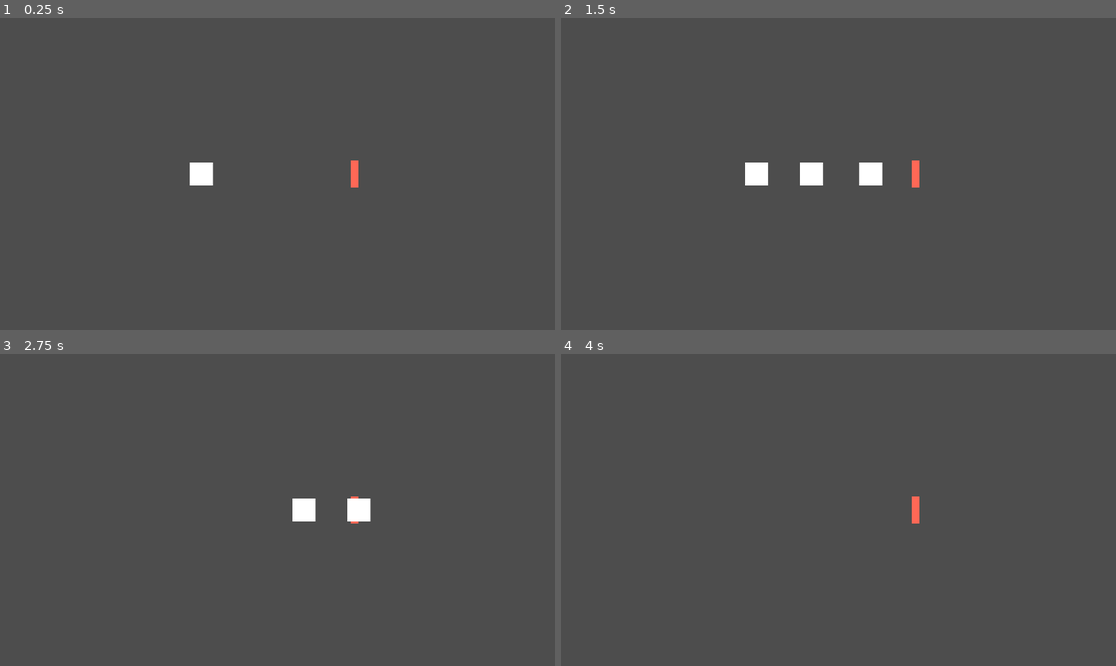
Above: before the commit, frames 1-4 (two rows, left to right).
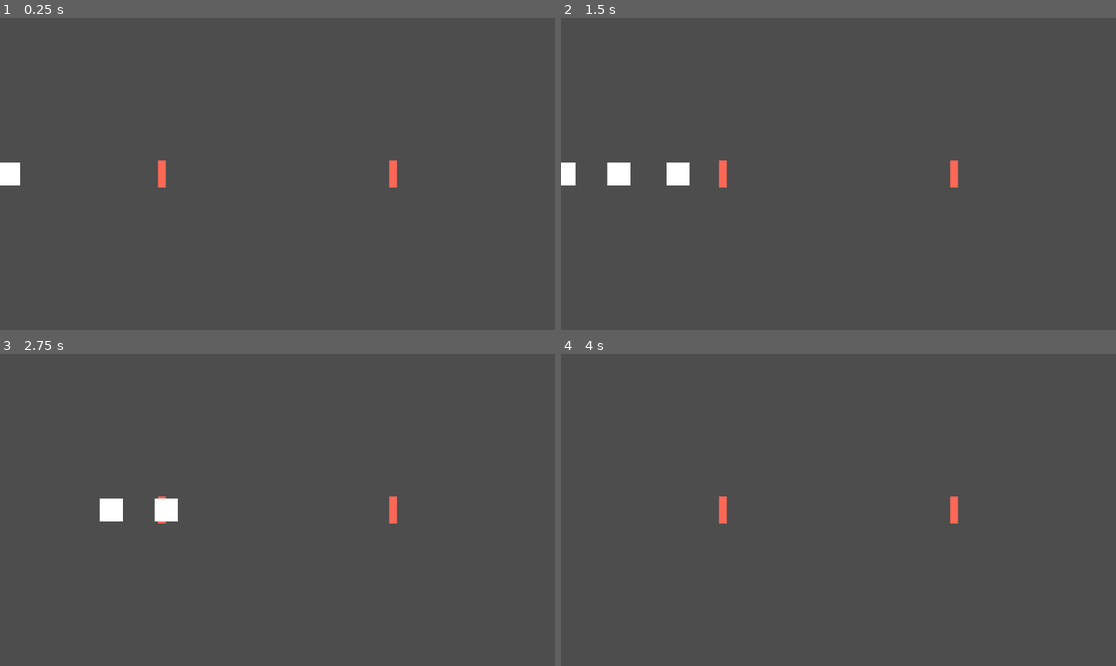
Above: after the commit, the same moments.

Repository: Javachup/godot-prototypes
Game: Godot game, scene res://Scenes/game.tscn
The game is run twice, just before and just after one commit, with the same random seed, the same clock (stepped at 60 frames per second) and the same inputs. Sound files missing from this copy of the repository are replaced by a short silence.
Inputs:
- Up to frame 1 (0.25 s): no input
- Up to frame 2 (1.5 s): no input
- Up to frame 3 (2.75 s): no input
- Up to frame 4 (4 s): no input

The runs differ from the first frame. In frame 1, 1.0% of the frame differs, in the area x 0-72%, y 45-55%; in frame 2, 2.1%; in frame 3, 1.4%; in frame 4, 0.4%.

Commit message:
Adds another track and starts to add input for the tracks

Diff:
--- a/RhythmPrototype/Scenes/game_manager.tscn
+++ b/RhythmPrototype/Scenes/game_manager.tscn
@@ -7,7 +7,13 @@
 
 [sub_resource type="Curve2D" id="Curve2D_02b7x"]
 _data = {
-"points": PackedVector2Array(0, 0, 0, 0, -200, 0, 0, 0, 0, 0, 200, 0)
+"points": PackedVector2Array(0, 0, 0, 0, -600, 0, 0, 0, 0, 0, -200, 0)
+}
+point_count = 2
+
+[sub_resource type="Curve2D" id="Curve2D_llqvs"]
+_data = {
+"points": PackedVector2Array(0, 0, 0, 0, 600, 0, 0, 0, 0, 0, 200, 0)
 }
 point_count = 2
 
@@ -21,4 +27,7 @@
 [node name="Track" parent="." instance=ExtResource("4_078qd")]
 curve = SubResource("Curve2D_02b7x")
 
+[node name="Track2" parent="." instance=ExtResource("4_078qd")]
+curve = SubResource("Curve2D_llqvs")
+
 [connection signal="on_beat" from="Conductor" to="." method="_on_conductor_on_beat"]
--- a/RhythmPrototype/Scenes/track.tscn
+++ b/RhythmPrototype/Scenes/track.tscn
@@ -14,10 +14,10 @@
 curve = SubResource("Curve2D_io4um")
 script = ExtResource("1_pke6j")
 note = ExtResource("2_y6w3i")
+input_name = "Left"
 
 [node name="Button" type="PathFollow2D" parent="."]
 unique_name_in_owner = true
-rotates = false
 loop = false
 
 [node name="Sprite2D" type="Sprite2D" parent="Button"]
--- a/RhythmPrototype/Scripts/game_manager.gd
+++ b/RhythmPrototype/Scripts/game_manager.gd
@@ -8,6 +8,3 @@
 func _ready():
 	conductor.add_predict_beat(track.spawn_note, 2)
 	conductor.start_song(song)
-
-func _on_conductor_on_beat(_position):
-	(track.get_child(0).get_child(0) as Sprite2D).modulate = Color.AQUA
--- a/RhythmPrototype/Scripts/track.gd
+++ b/RhythmPrototype/Scripts/track.gd
@@ -5,6 +5,7 @@
 
 @export var note:PackedScene
 @export_range(0,1) var button_position := 0.9
+@export var input_name:String
 
 var notes:Array[Note] = []
 
@@ -17,3 +18,7 @@
 	temp.time_to_end = 2 #TODO: Remove this :)
 	notes.append(temp)
 	add_child(temp)
+
+func _unhandled_input(event):
+	if event.is_action_pressed(input_name):
+		print("Wow!")
--- a/RhythmPrototype/project.godot
+++ b/RhythmPrototype/project.godot
@@ -14,3 +14,16 @@
 run/main_scene="res://Scenes/game.tscn"
 config/features=PackedStringArray("4.2", "Forward Plus")
 config/icon="res://icon.svg"
+
+[input]
+
+Left={
+"deadzone": 0.5,
+"events": [Object(InputEventKey,"resource_local_to_scene":false,"resource_name":"","device":-1,"window_id":0,"alt_pressed":false,"shift_pressed":false,"ctrl_pressed":false,"meta_pressed":false,"pressed":false,"keycode":0,"physical_keycode":65,"key_label":0,"unicode":97,"echo":false,"script":null)
+]
+}
+Right={
+"deadzone": 0.5,
+"events": [Object(InputEventKey,"resource_local_to_scene":false,"resource_name":"","device":-1,"window_id":0,"alt_pressed":false,"shift_pressed":false,"ctrl_pressed":false,"meta_pressed":false,"pressed":false,"keycode":0,"physical_keycode":76,"key_label":0,"unicode":108,"echo":false,"script":null)
+]
+}
Not shown: 1 places in RhythmPrototype/Scenes/game_manager.tscn that only renumber resources
